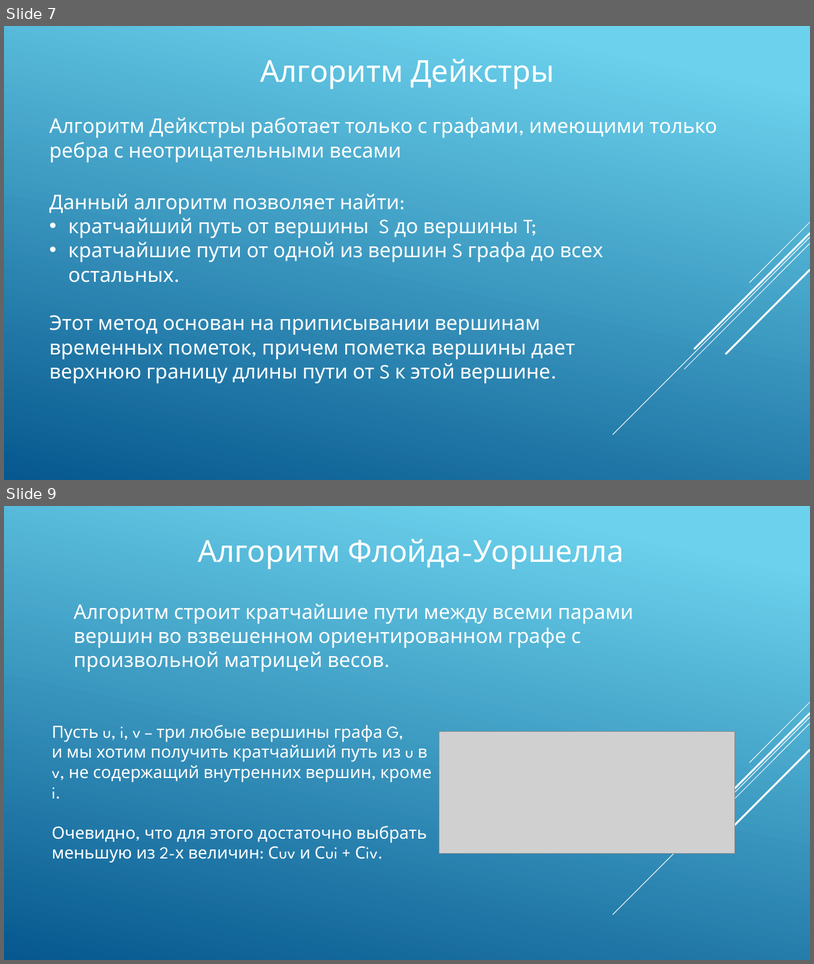
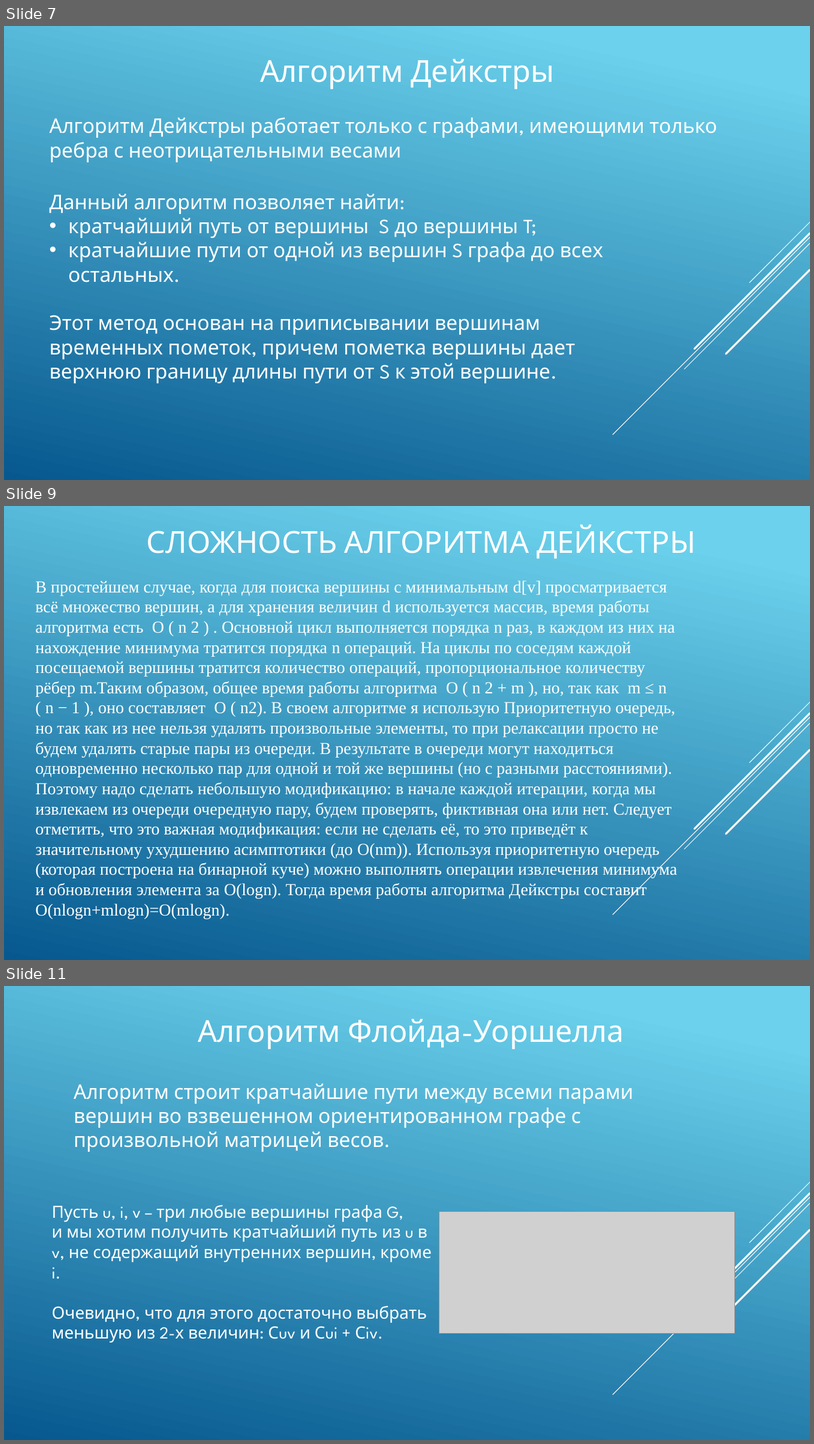
Before and after one commit to BelovitskiyDA/Shortcut, a slide deck: Shortcut.pptx. Shown one above the other, each under a label of ours: slides 7 and 9 before the commit, slides 7, 9 and 11 after it; the slides between them are not shown. The pictures are 814x964 and 814x1444 pixels, drawn with LibreOffice and Linux fonts; fonts in the diff are those of the drawing; grey boxes stand for pictures. Boxes give left, top, right and bottom in pixels: in the first picture for what was removed or moved away, otherwise in the second. Text is boxed around its words. In the diff, an @@ line names an element or a change of style, - is before the commit and + after.

```diff
--- a/Shortcut.pptx
+++ b/Shortcut.pptx
@@ slide 9 added at (4, 506, 810, 960), background gradient #6ED2EB to #06588E; not listed: 5 template elements that a slide beside it also shows @@
@@ title added at (147, 525, 696, 559), 36 pt, text #FFFFFF @@
+СЛОЖНОСТЬ АЛГОРИТМА ДЕЙКСТРЫ
@@ subtitle added at (35, 580, 677, 918), 20 pt, text #FFFFFF @@
+В простейшем случае, когда для поиска вершины с минимальным d[v] просматривается всё множество вершин, а для хранения величин d используется массив, время работы алгоритма есть O ( n 2 ) . Основной цикл выполняется порядка n раз, в каждом из них на нахождение минимума тратится порядка n операций. На циклы по соседям каждой посещаемой вершины тратится количество операций, пропорциональное количеству рёбер m.Таким образом, общее время работы алгоритма O ( n 2 + m ), но, так как m ≤ n ( n − 1 ), оно составляет O ( n2). В своем алгоритме я использую Приоритетную очередь, но так как из нее нельзя удалять произвольные элементы, то при релаксации просто не будем удалять старые пары из очереди. В результате в очереди могут находиться одновременно несколько пар для одной и той же вершины (но с разными расстояниями). Поэтому надо сделать небольшую модификацию: в начале каждой итерации, когда мы извлекаем из очереди очередную пару, будем проверять, фиктивная она или нет. Следует отметить, что это важная модификация: если не сделать её, то это приведёт к значительному ухудшению асимптотики (до O(nm)). Используя приоритетную очередь (которая построена на бинарной куче) можно выполнять операции извлечения минимума и обновления элемента за O(logn). Тогда время работы алгоритма Дейкстры составит O(nlogn+mlogn)=O(mlogn).
@@ what was slide 9 is now slide 11 @@
```
Also in this commit, not shown: 1 slide changed, 4 other slides added, 1 slide removed.
